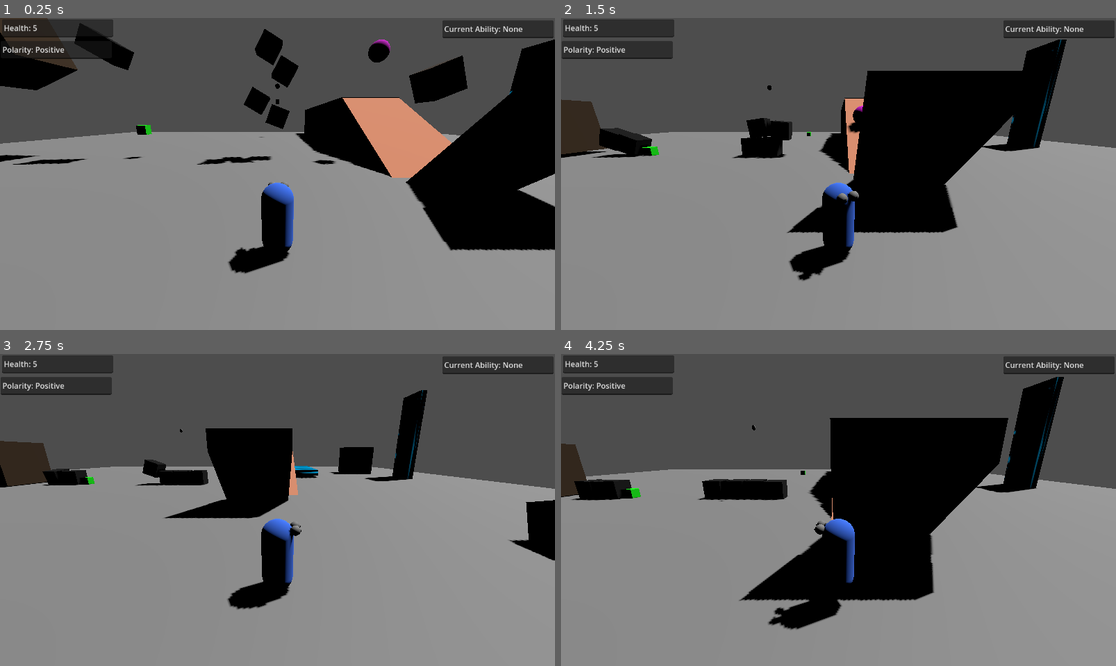
Above: before the commit, frames 1-4 (two rows, left to right).
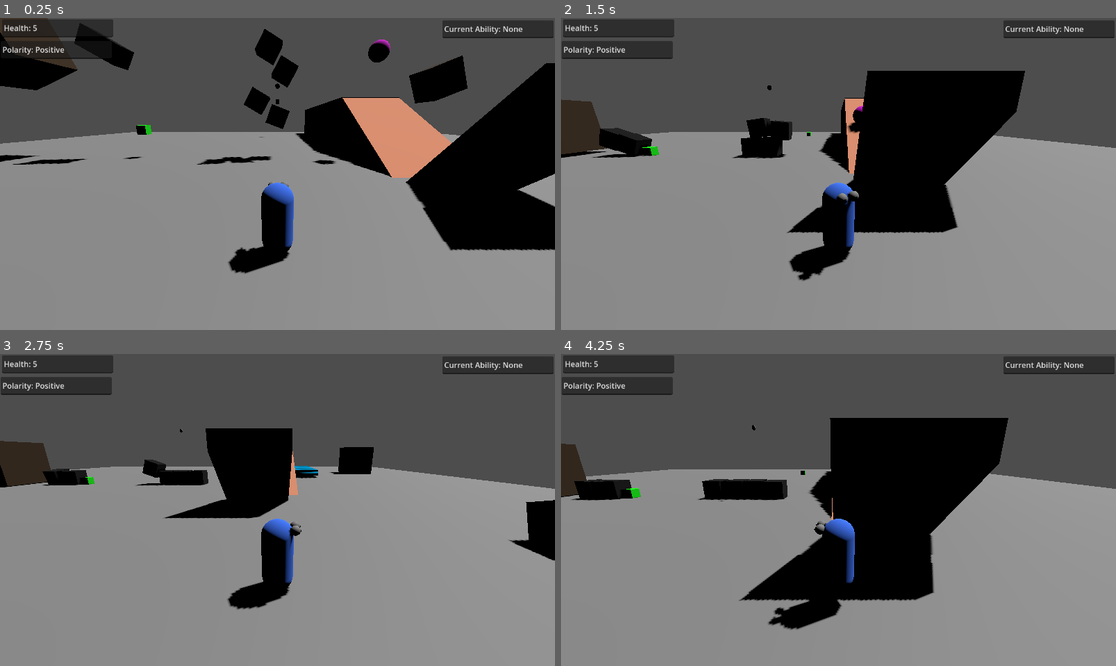
Above: after the commit, the same moments.

Repository: Harry2166/BOTW-in-Godot-and-more
Game: Godot game, scene res://Level/level_1.tscn
Same seed, same stepped clock (60 frames per second), same inputs: the game is played once before the commit and once after it.
Inputs:
- Up to frame 1 (0.25 s): no input
- Up to frame 2 (1.5 s): hold D (move_right) 0.53-1.28 s; tap Space (jump) at 0.77 s; hold Down (move_back) from 1.28 s (still down)
- Up to frame 3 (2.75 s): tap Space (jump) at 1.52 s; release Down (move_back) at 2.03 s; hold D (move_right) from 2.03 s (still down)
- Up to frame 4 (4.25 s): release D (move_right) at 2.78 s; hold W (move_forward) 2.78-3.53 s; tap Space (jump) at 3.02, 3.77 s; hold A (move_left) from 3.53 s (still down)

The runs differ from the first frame. In frame 1, 0.6% of the frame differs, in the area x 91-100%, y 6-25%; in frame 2, 2.1%; in frame 3, 1.1%; in frame 4, 2.3%, in the area x 74-91%, y 7-45%.

Commit message:
feat: ignore the last idea

Diff:
--- a/Level/level_1.tscn
+++ b/Level/level_1.tscn
@@ -113,8 +113,5 @@
 [node name="CollisionShape3D" type="CollisionShape3D" parent="BlocksCube019/StaticBody3D"]
 shape = SubResource("ConcavePolygonShape3D_5dgt4")
 
-[node name="VerticalWater" parent="." instance=ExtResource("6_xib80")]
-transform = Transform3D(-4.37114e-08, -1, -2.98023e-08, 0, 2.98023e-08, -1, 1, -4.37114e-08, -1.3027e-15, 38.3308, 7.50154, -9.47945)
-
 [node name="HorizontalWater" parent="." instance=ExtResource("6_xib80")]
 transform = Transform3D(1, 0, 0, 0, 1, 0, 0, 0, 1, 19.1654, 1.25077, -16.2388)
--- a/Objects/player.tscn
+++ b/Objects/player.tscn
@@ -166,12 +166,7 @@
 [node name="RayCast3D" type="RayCast3D" parent="SpringArm3D/Camera3D"]
 transform = Transform3D(1, 0, 0, 0, 0.987689, -0.156435, 0, 0.156435, 0.987689, 0, 0.424681, -6.66954)
 target_position = Vector3(0, -1, -20)
-collision_mask = 6
-
-[node name="Cryonis" type="RayCast3D" parent="SpringArm3D/Camera3D"]
-transform = Transform3D(1, 0, 0, 0, 0.987689, -0.156435, 0, 0.156435, 0.987689, 0, 0.424681, -6.66954)
-target_position = Vector3(0, -1, -20)
-collision_mask = 32
+collision_mask = 38
 
 [node name="WhereWoodGoes" type="Area3D" parent="SpringArm3D/Camera3D"]
 transform = Transform3D(1, 0, 0, 0, 1, 0, 0, 0, 1, 0, 7.16216, -25.1434)
--- a/Scripts/ice.gd
+++ b/Scripts/ice.gd
@@ -6,6 +6,6 @@
 	freeze = true
 
 func _process(delta):
-	if player.ice_ice_tubig and Input.is_action_just_pressed("cancel") and player.cryonis_aim_ray.get_collider() == self:
+	if player.ice_ice_tubig and Input.is_action_just_pressed("cancel") and player.aim_ray.get_collider() == self:
 		player.cryo_blocks -= 1
 		queue_free()
--- a/Scripts/player.gd
+++ b/Scripts/player.gd
@@ -35,7 +35,6 @@
 @onready var ability_text = $Ability
 @onready var health_text = $Health
 @onready var aim_ray = $SpringArm3D/Camera3D/RayCast3D
-@onready var cryonis_aim_ray = $SpringArm3D/Camera3D/Cryonis
 @onready var magnet_collision = $MagneticArea/MagneticCollisionShape
 @onready var magnet_collision_shape1 = $MagneticArea/MeshInstance3D
 @onready var polarity_text = $Polarity
@@ -205,16 +204,14 @@
 			if Input.is_action_pressed("A") and stopped_objs == 1:
 				aim_ray.get_collider().get_stopped()
 				stopped_objs -= 1
-
-	if cryonis_aim_ray.is_colliding():
-		if ice_ice_tubig and cryonis_aim_ray.get_collider() is StaticBody3D:
+		if ice_ice_tubig and aim_ray.get_collider() is StaticBody3D:
 			extra_crosshair.visible = true
 			if Input.is_action_just_pressed("A") and cryo_blocks < 3:
 				cryonis_block_instance = cryonis_block.instantiate()
-				cryonis_block_instance.set_position(cryonis_aim_ray.get_collision_point())
+				cryonis_block_instance.set_position(aim_ray.get_collision_point())
+				level.add_child(cryonis_block_instance)
 				cryo_blocks += 1
-				level.add_child(cryonis_block_instance)
-		if ice_ice_tubig and cryonis_aim_ray.get_collider() is RigidBody3D:
+		if ice_ice_tubig and aim_ray.get_collider() is RigidBody3D:
 			extra_crosshair.visible = true
 	else:
 		extra_crosshair.visible = false
